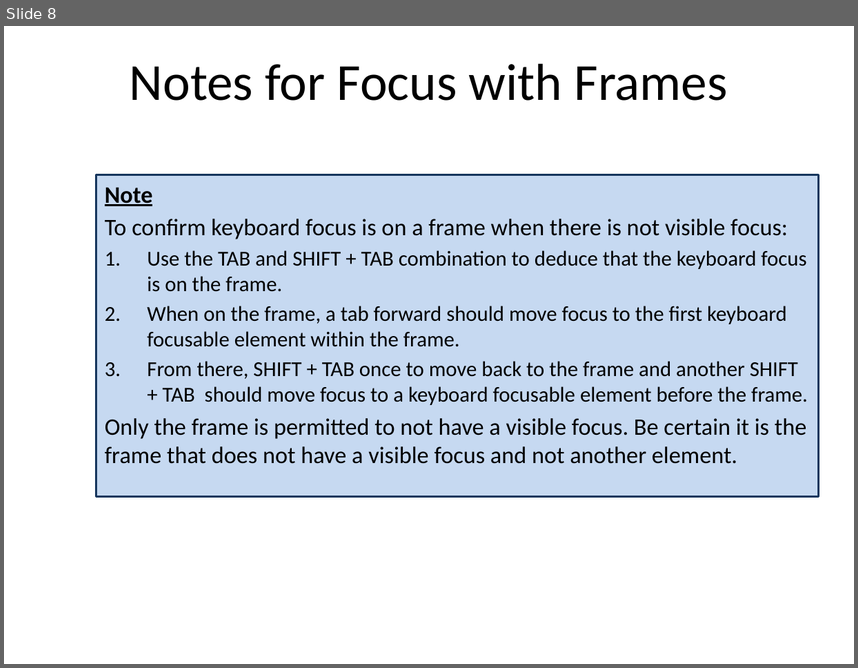
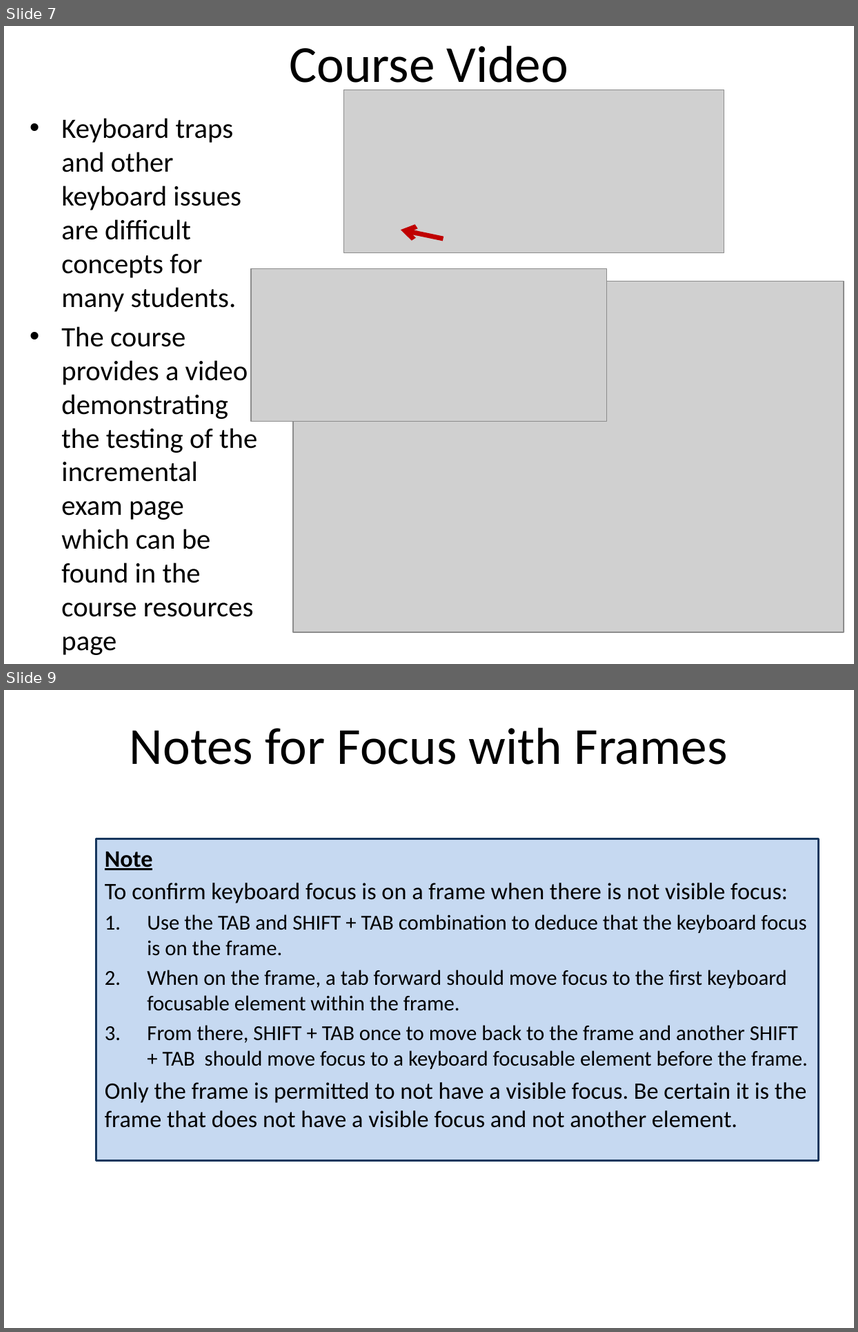
Before and after one commit to matneyt/TTBasics, a slide deck: docs/ICT Symposium Intro and KeyboardCHANGES.pptx. Shown one above the other, each under a label of ours: slide 8 before the commit, slides 7 and 9 after it; the slides between them are not shown. The pictures are 858x668 and 858x1332 pixels, drawn with LibreOffice and Linux fonts; fonts in the diff are those of the drawing; grey boxes stand for pictures. Boxes give left, top, right and bottom in pixels: in the first picture for what was removed or moved away, otherwise in the second. Text is boxed around its words. In the diff, an @@ line names an element or a change of style, - is before the commit and + after.

Commit message:
keyboard and structure samples
Added sample links to all keyboard and structure slides. Updated sample files to include fixes and desired failures, as described in Presentation_SampleList

```diff
--- a/docs/ICT Symposium Intro and KeyboardCHANGES.pptx
+++ b/docs/ICT Symposium Intro and KeyboardCHANGES.pptx
@@ slide 7 added at [4, 26, 854, 664], background #FFFFFF @@
@@ title added at [289, 45, 568, 94], 44 pt, text #000000 @@
+Course Video
@@ picture added at [344, 89, 724, 253] @@
@@ text added at [61, 118, 257, 617], 23.8 pt, text #000000 @@
+• Keyboard traps and other keyboard issues are difficult concepts for many students.
+• The course provides a video demonstrating the testing of the incremental exam page which can be found in the course resources page
@@ arrow added from (444, 239) to (401, 230), #C00000 4 pt @@
@@ picture added at [252, 268, 608, 421] @@
@@ picture added at [293, 281, 844, 632] @@
@@ what was slide 8 is now slide 9 @@
```
Also in this commit, not shown: 1 slide changed, 29 other files.
